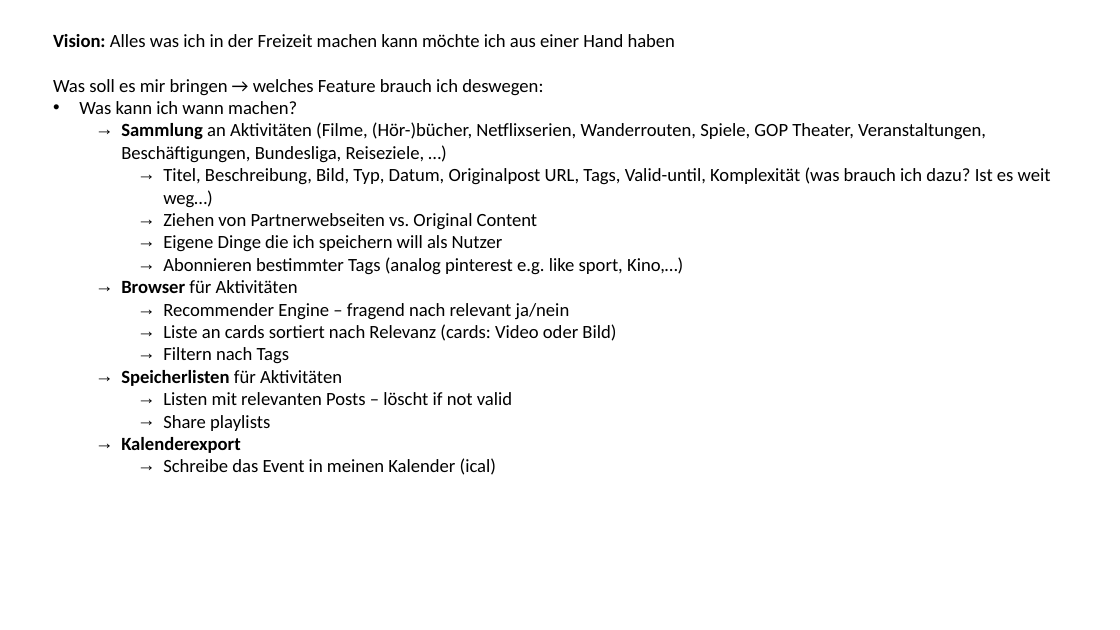
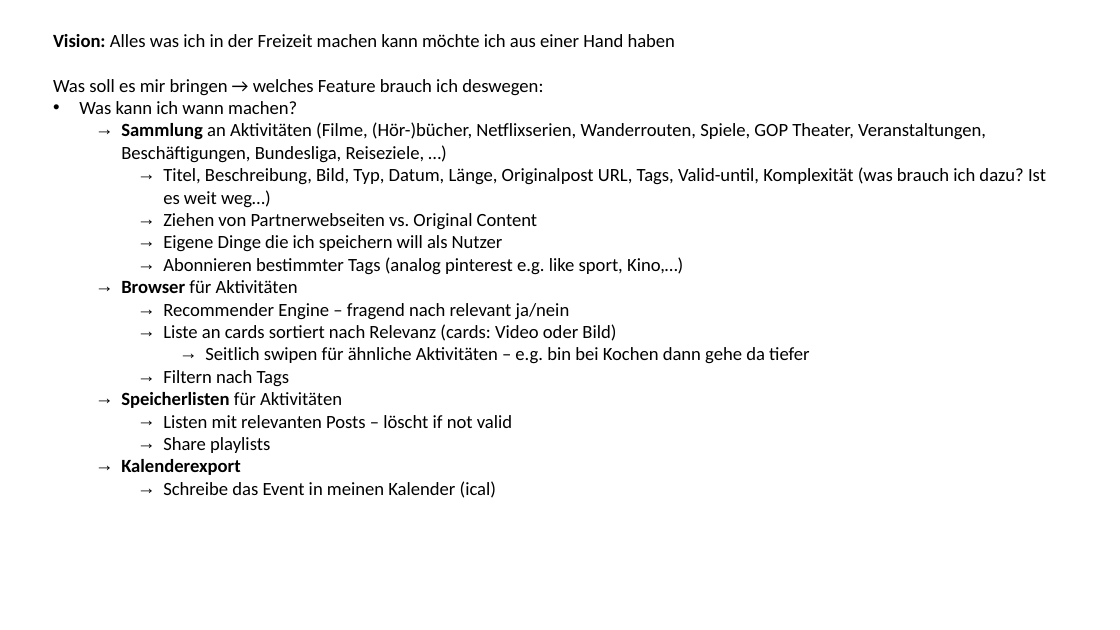
Before and after one commit to arturmrowca/sarvo-next, a slide deck: slide 1 of activity_database/1_concept/Product.pptx. Drawn at 1120x630 pixels with LibreOffice and Linux fonts; fonts in the diff are those of the drawing. Boxes give left, top, right and bottom in pixels: in the first picture for what was removed or moved away, otherwise in the second. Text is boxed around its words. In the diff, an @@ line names an element or a change of style, - is before the commit and + after.

```diff
--- a/activity_database/1_concept/Product.pptx
+++ b/activity_database/1_concept/Product.pptx
@@ text at [163, 167, 1046, 208]: text changed @@
-    → Titel, Beschreibung, Bild, Typ, Datum, Originalpost URL, Tags, Valid-until, Komplexität (was brauch ich dazu? Ist es weit weg…)
+    → Titel, Beschreibung, Bild, Typ, Datum, Länge, Originalpost URL, Tags, Valid-until, Komplexität (was brauch ich dazu? Ist es weit weg…)
@@ text at [205, 347, 809, 364]: paragraph added @@
+      → Seitlich swipen für ähnliche Aktivitäten – e.g. bin bei Kochen dann gehe da tiefer
```
Also in this commit, not shown: 1 slide added, 13 other files.
